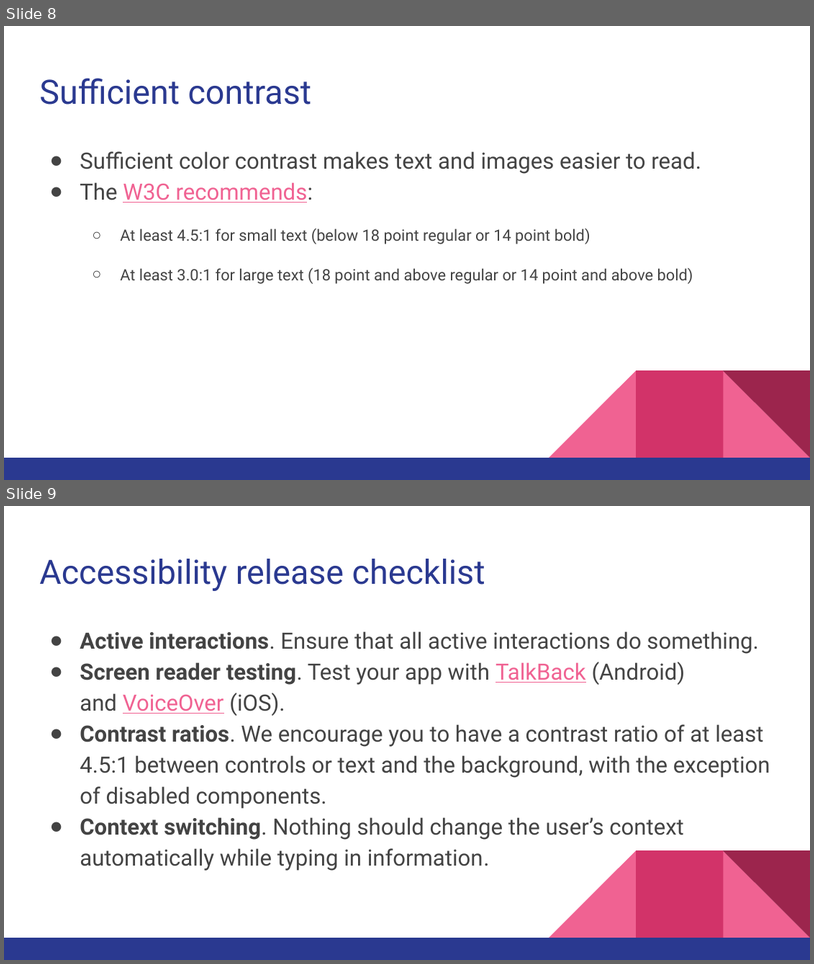
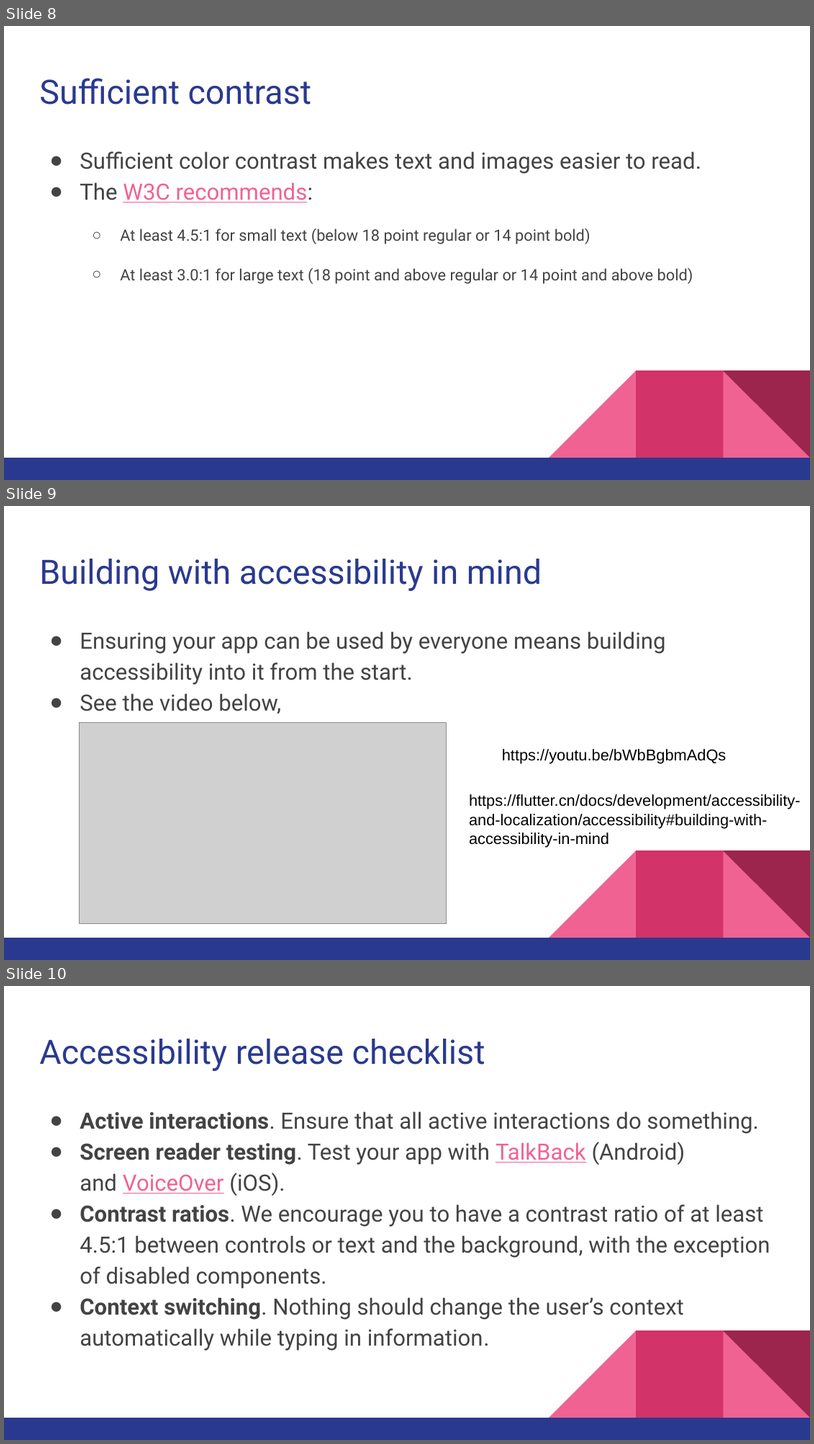
Before and after one commit to walkman617/Flutter2, a slide deck: Lecture/C05 Accessibility_Internationalization.pptx. Shown one above the other, each under a label of ours: slides 8 and 9 before the commit, slides 8, 9 and 10 after it. The pictures are 814x964 and 814x1444 pixels, drawn with LibreOffice and Linux fonts; fonts in the diff are those of the drawing; grey boxes stand for pictures. Boxes give left, top, right and bottom in pixels: in the first picture for what was removed or moved away, otherwise in the second. Text is boxed around its words. In the diff, an @@ line names an element or a change of style, - is before the commit and + after.

```diff
--- a/Lecture/C05 Accessibility_Internationalization.pptx
+++ b/Lecture/C05 Accessibility_Internationalization.pptx
@@ slide 9 added at [4,506,810,960], background #FFFFFF; not listed: 5 template elements that a slide beside it also shows @@
@@ title added at [39,559,542,591], 30 pt, text #2A3990 @@
+Building with accessibility in mind
@@ text added at [80,631,666,713], 20 pt, text #434343 @@
+● Ensuring your app can be used by everyone means building accessibility into it from the start.
+● See the video below,
@@ picture added at [79,722,447,923] @@
@@ text added at [502,749,726,764], 14 pt, text #000000 @@
+https://youtu.be/bWbBgbmAdQs
@@ text added at [469,794,800,847], 14 pt, text #000000 @@
+https://flutter.cn/docs/development/accessibility-and-localization/accessibility#building-with-accessibility-in-mind
@@ what was slide 9 is now slide 10 @@
```
Also in this commit, not shown: 1 slide changed, 8 other slides added, 1 slide removed, 3 other files.
